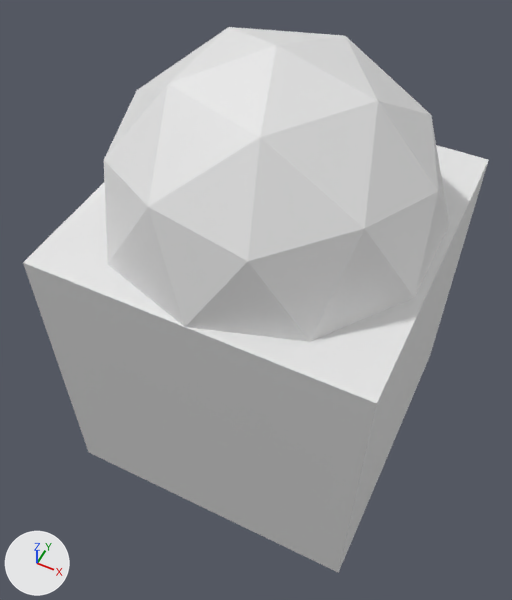
Before and after pictures for a commit that changed the FBX model rts-sandbox-src/Assets/Models/MageCube.fbx.
Camera for both pictures: a camera (50 mm lens) standing at (0.656, -1.421, 1.848) and looking at (-0.01, -0.088, 0.183). Lighting does not change. The marker at lower left points along +X, +Y and +Z. The first picture is the older version. Where no turn or scale is listed for an object, it has been applied to the vertices.
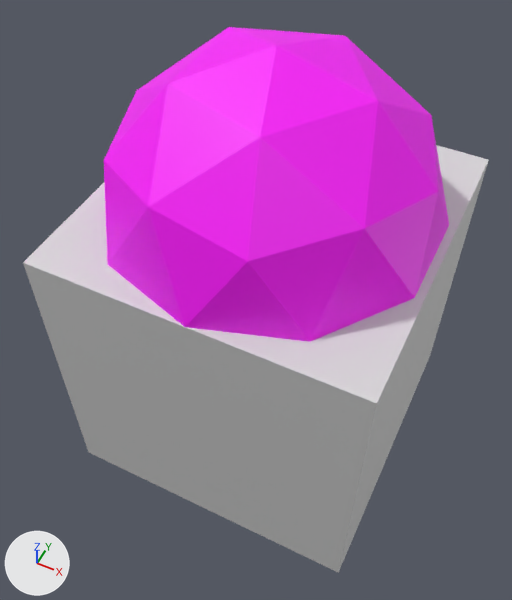
Boxes (x1, y1, x2, y2) around the edits, measured in the pictures (512 x 600 px):
part 1 of me_cube, recoloured (white to light grey): (23, 145, 489, 405) in both
part 2 of me_cube, recoloured (white to pink): (104, 27, 449, 342) in both

What the commit changed:
Material 'MageCube_base' (mat_magecube_base) is new.
Its base color is (0.7, 0.7, 0.7) (light grey #dadada).
Material 'TeamColor' (mat_teamcolor) is new.
Its base color is (1.0, 0.0, 1.0) (pink #ff00ff).
me_cube has 36 vertices, 47 faces and spans x -0.5..0.5, y -0.5..0.5, z -0.5..1.0.
me_cube is used by ob_cube; location (0.0, 0.0, 0.0).
me_cube part 1: all 7 faces centred in x -0.5..0.5, y -0.5..0.5, z -0.5..0.5 switch from mat_material (white #e7e7e7) to mat_magecube_base (light grey #dadada).
me_cube part 2: all 40 faces centred in x -0.46..0.47, y -0.44..0.44, z 0.56..0.95 switch from mat_material (white #e7e7e7) to mat_teamcolor (pink #ff00ff).
